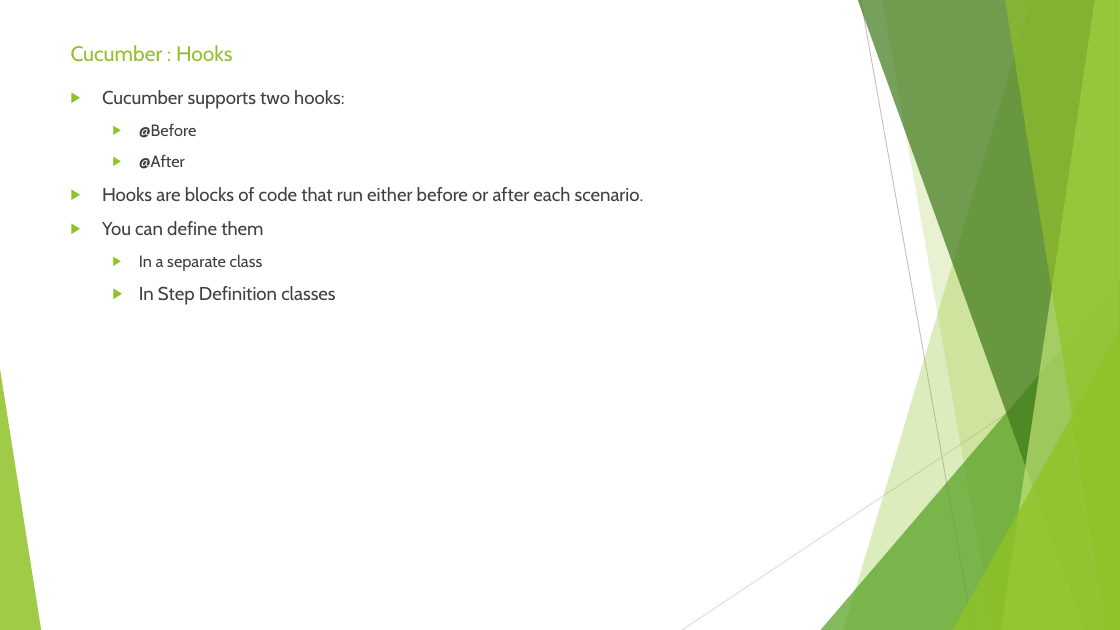
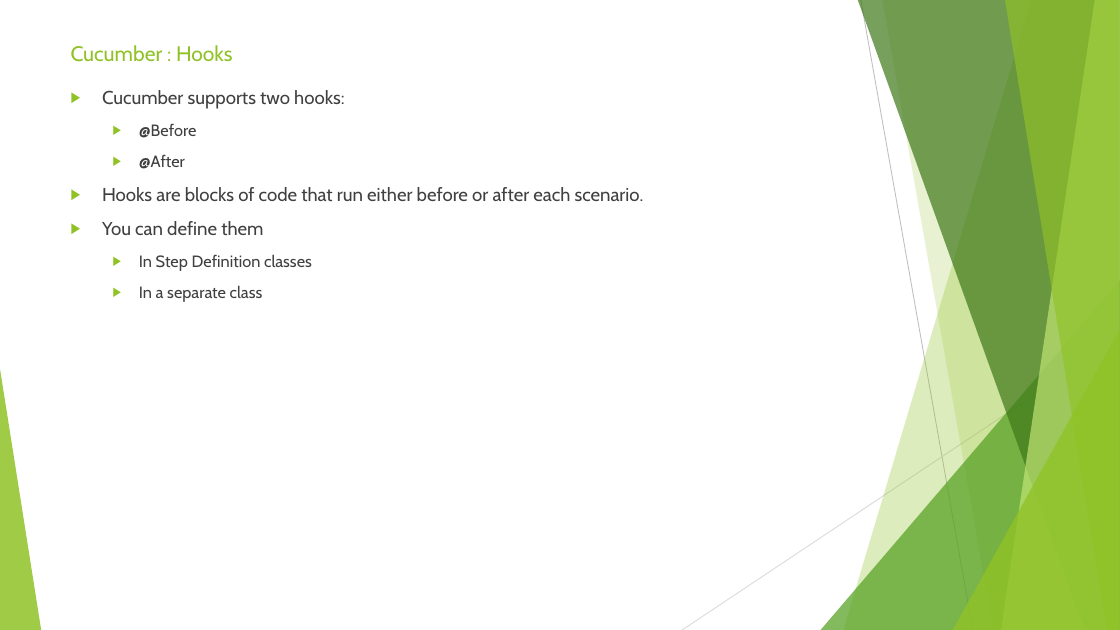
Before and after one commit to sidissir/mk-cucumber-training, a slide deck: slide 16 of CucumberPPT.pptx. Drawn at 1120x630 pixels with LibreOffice and Linux fonts; fonts in the diff are those of the drawing. Boxes give left, top, right and bottom in pixels: in the first picture for what was removed or moved away, otherwise in the second. Text is boxed around its words. In the diff, an @@ line names an element or a change of style, - is before the commit and + after.

Commit message:
Commited cucumber runner class code

```diff
--- a/CucumberPPT.pptx
+++ b/CucumberPPT.pptx
@@ text at <box>139,254,312,271</box>: paragraph added @@
+  ▶ In Step Definition classes
@@ text at <box>139,286,335,305</box>: paragraph removed @@
-  ▶ In Step Definition classes
```
Also in this commit, not shown: 3 other slides changed, 1 slide added, 1 slide removed, 47 other files.
